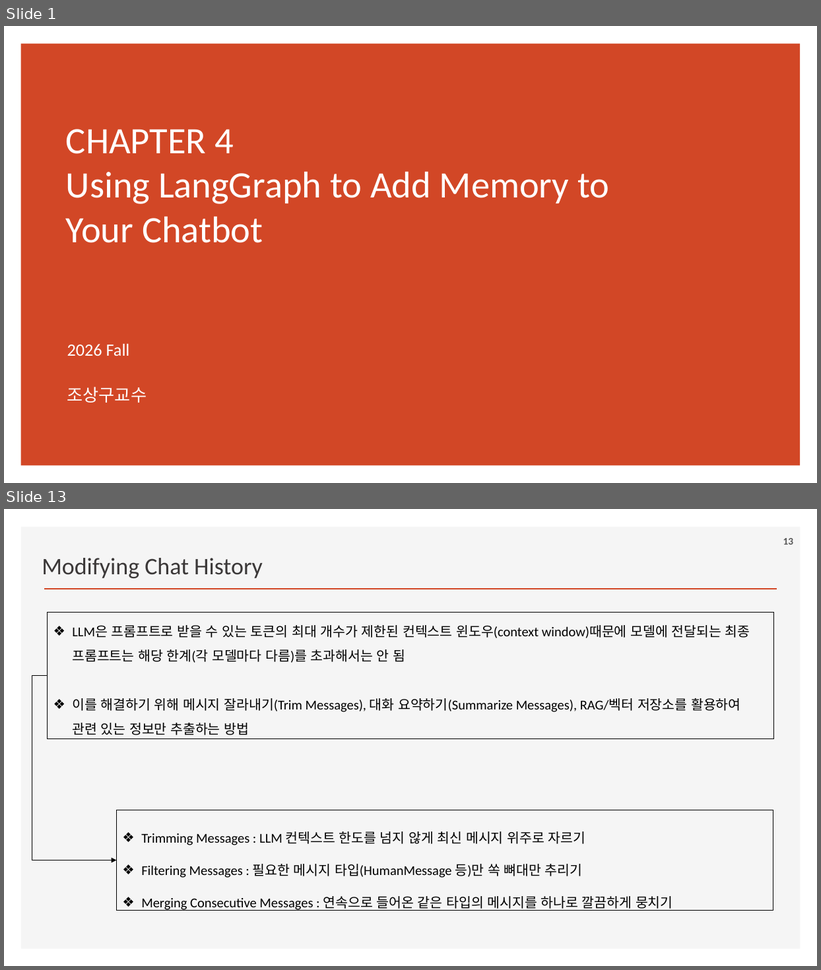
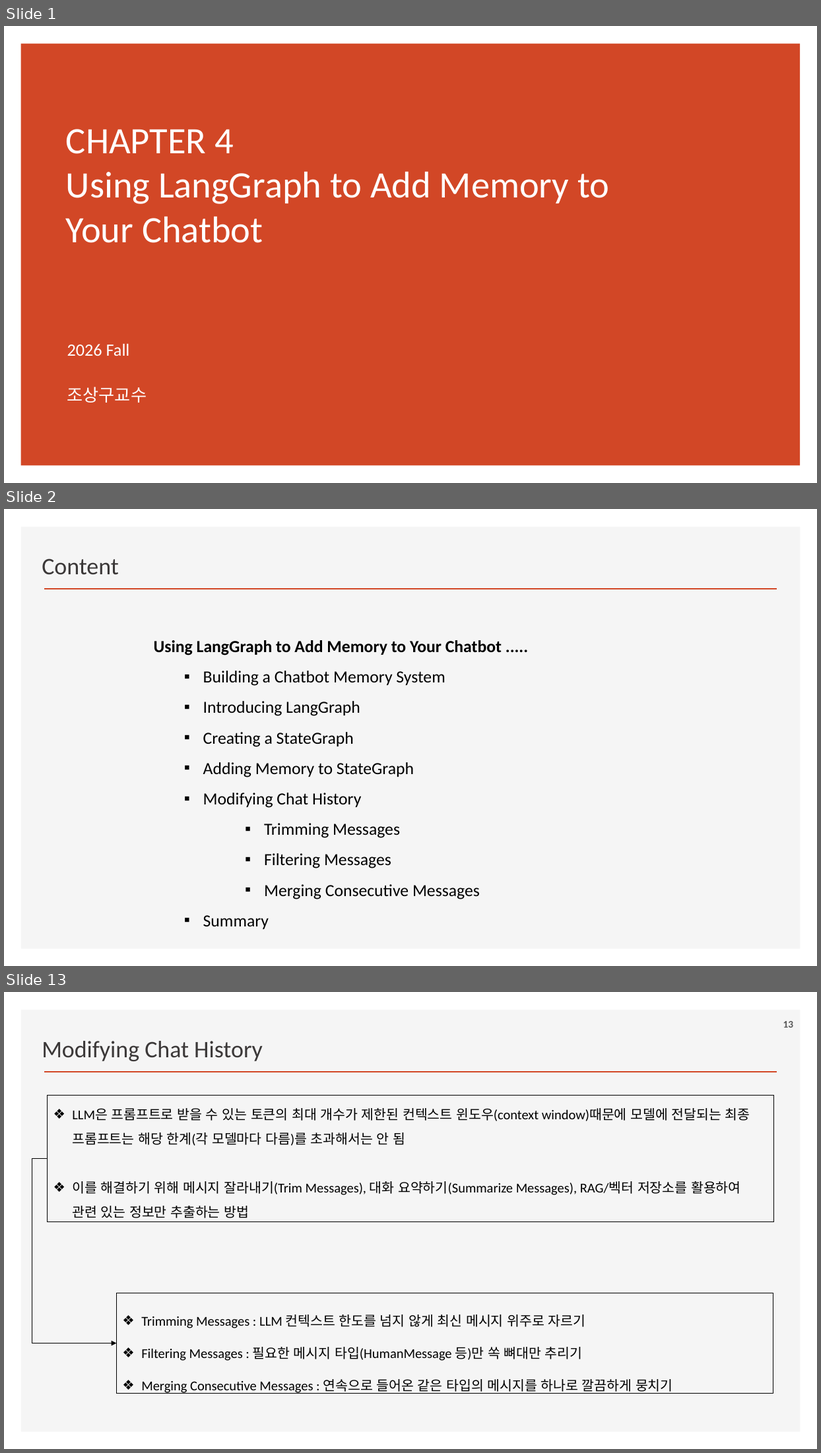
Before and after one commit to ancestor9/2026_Fall_Learning-Langchain-AI-Agent, a slide deck: ppts/CHAPTER 4 Using LangGraph to Add Memory to Your Chatbot.pptx. Shown one above the other, each under a label of ours: slides 1 and 13 before the commit, slides 1, 2 and 13 after it; the slides between them are not shown. The pictures are 821x970 and 821x1453 pixels, drawn with LibreOffice and Linux fonts; fonts in the diff are those of the drawing; background and template pictures are left out. Boxes give left, top, right and bottom in pixels: in the first picture for what was removed or moved away, otherwise in the second. Text is boxed around its words. In the diff, an @@ line names an element or a change of style, - is before the commit and + after.

```diff
--- a/ppts/CHAPTER 4 Using LangGraph to Add Memory to Your Chatbot.pptx
+++ b/ppts/CHAPTER 4 Using LangGraph to Add Memory to Your Chatbot.pptx
@@ slide 2 added at (x1=4, y1=509, x2=817, y2=966), background #FFFFFF; not listed: 2 template elements that a slide beside it also shows @@
@@ text added at (x1=42, y1=559, x2=119, y2=575), 28 pt, text #3B3838 @@
+Content
@@ text added at (x1=154, y1=640, x2=502, y2=929), 20 pt, text #000000 @@
+Using LangGraph to Add Memory to Your Chatbot .....
+  ▪ Building a Chatbot Memory System
+  ▪ Introducing LangGraph
+  ▪ Creating a StateGraph
+  ▪ Adding Memory to StateGraph
+  ▪ Modifying Chat History
+      ▪ Trimming Messages
+      ▪ Filtering Messages
+      ▪ Merging Consecutive Messages
+  ▪ Summary
```
Also in this commit, not shown: 11 slides changed, 1 slide removed.
